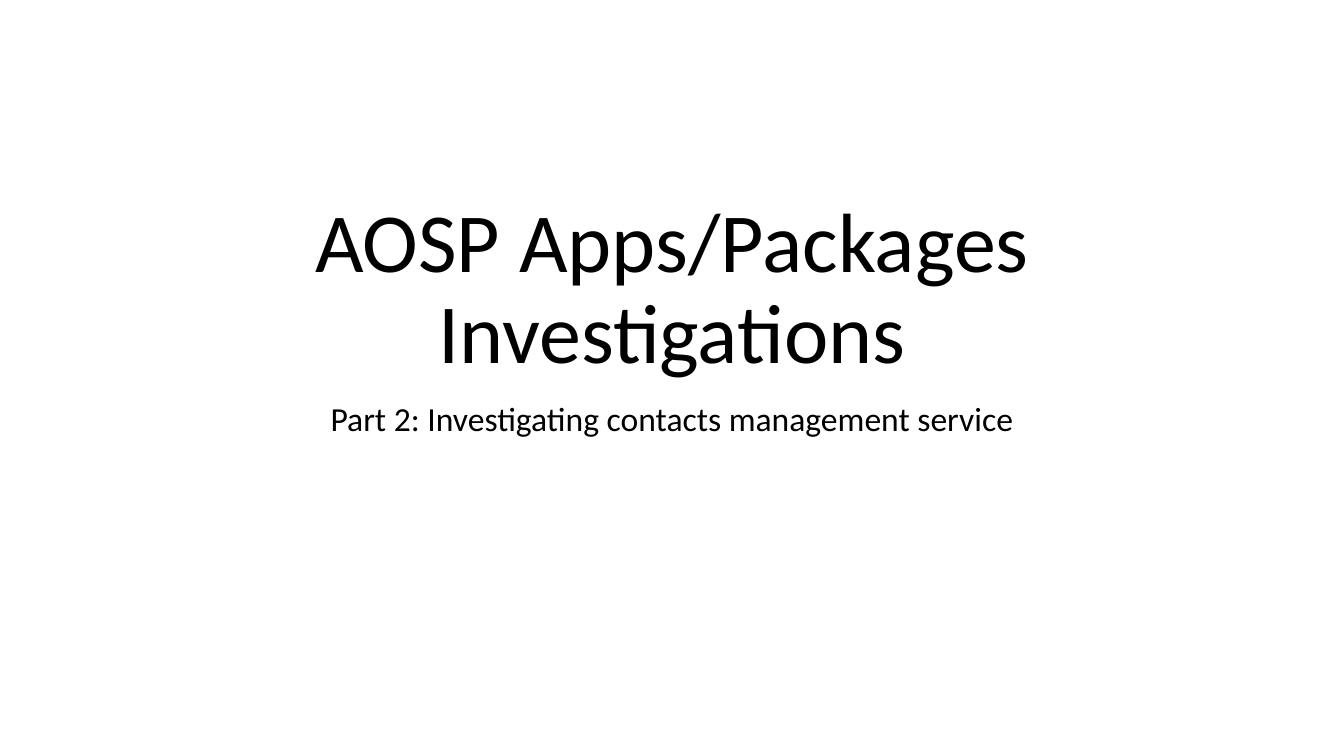
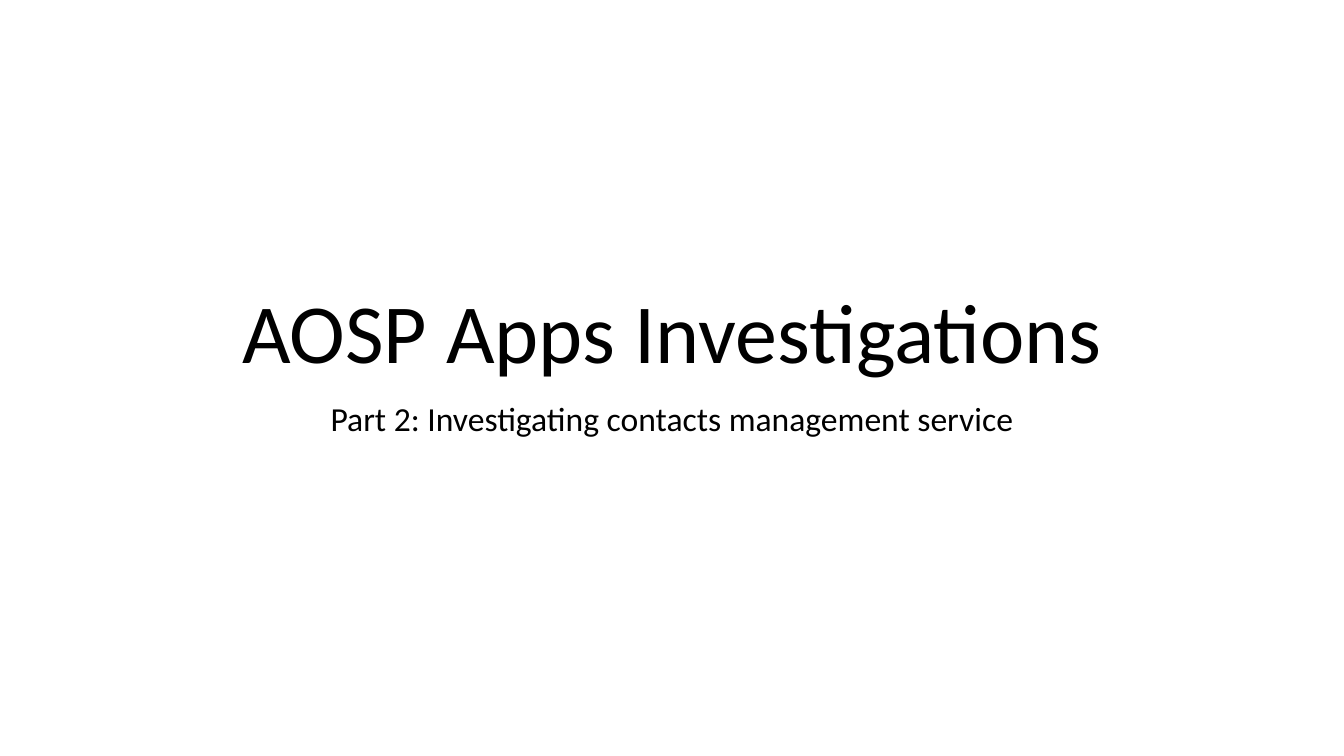
Before and after one commit to frankwxu/digital-forensics-lab, a slide deck: slide 1 of Android10/5_1_2_AOSP_App_Investigations_Contacts.pptx. Drawn at 1344x756 pixels with LibreOffice and Linux fonts; fonts in the diff are those of the drawing; background and template pictures are left out. Boxes give left, top, right and bottom in pixels: in the first picture for what was removed or moved away, otherwise in the second. Text is boxed around its words. In the diff, an @@ line names an element or a change of style, - is before the commit and + after.

Commit message:
revise AOSP app investigation

```diff
--- a/Android10/5_1_2_AOSP_App_Investigations_Contacts.pptx
+++ b/Android10/5_1_2_AOSP_App_Investigations_Contacts.pptx
@@ title at box(242, 305, 1102, 378): text changed @@
-AOSP Apps/Packages Investigations
+AOSP Apps Investigations
```
Also in this commit, not shown: 3 other slides changed, 2 slides added, 1 other file.
